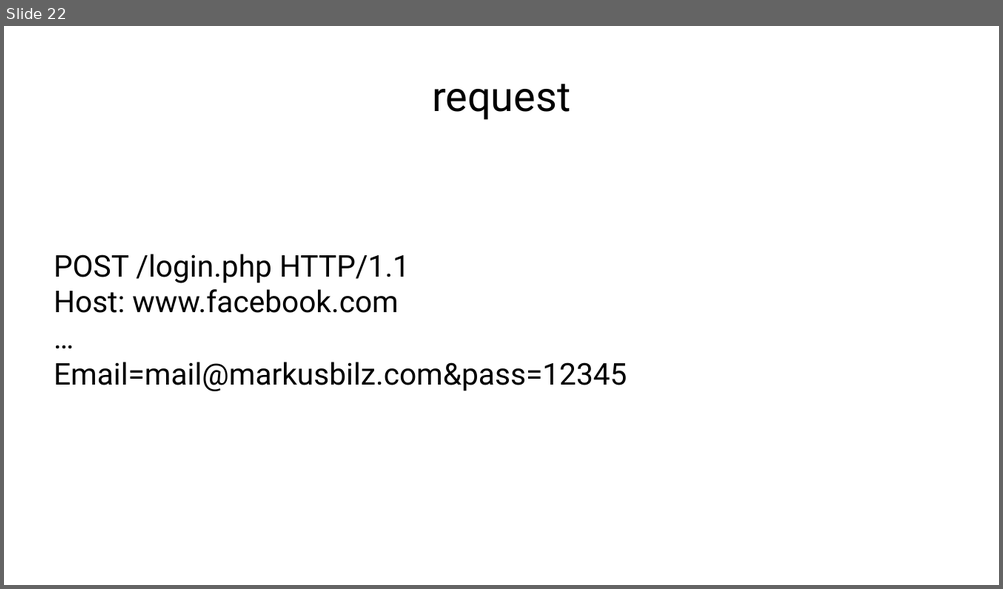
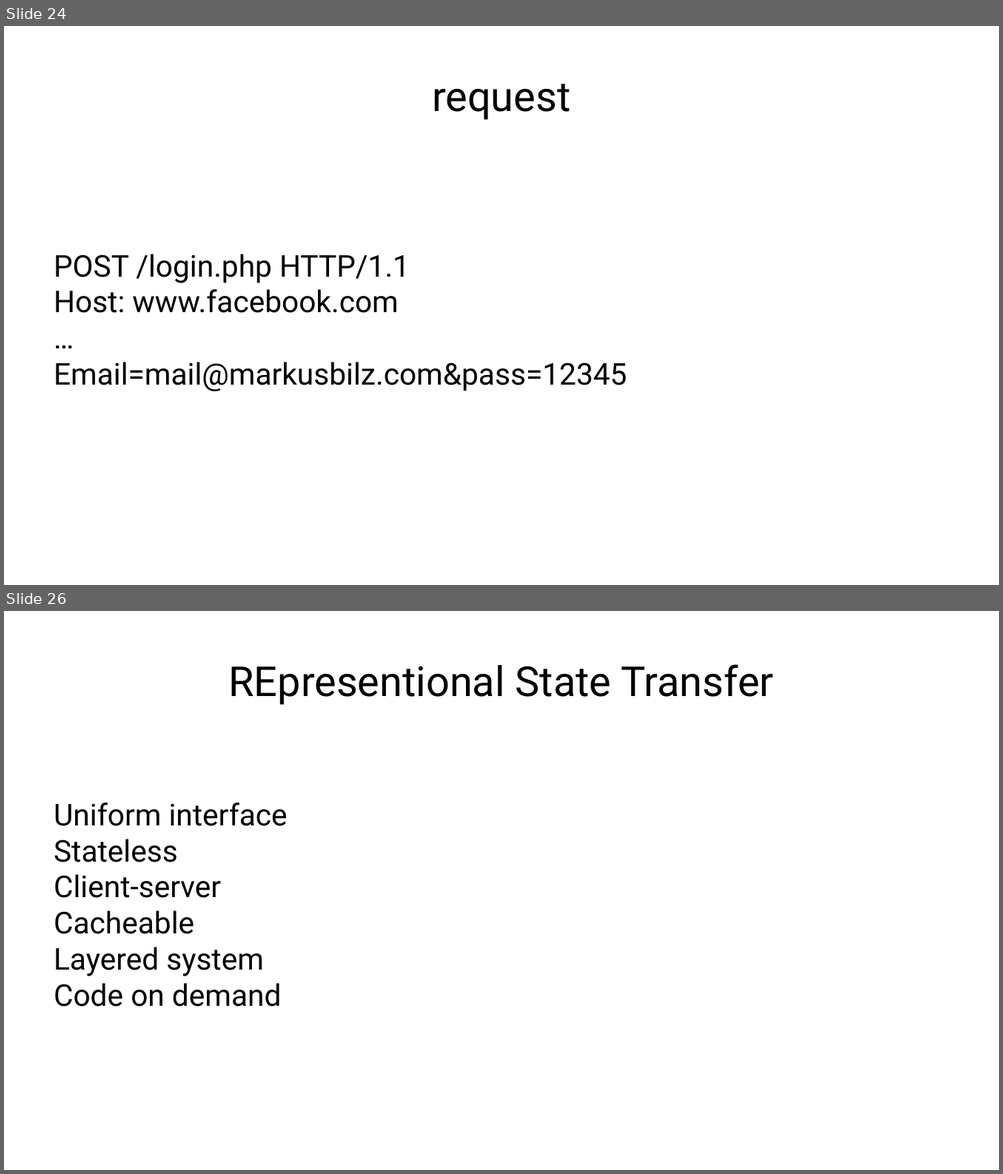
Before and after one commit to KarelZe/SSOS, a slide deck: docs/EnglishSSOS.odp. Shown one above the other, each under a label of ours: slide 22 before the commit, slides 24 and 26 after it; the slides between them are not shown. The pictures are 1003x589 and 1003x1174 pixels, drawn with LibreOffice and Linux fonts; fonts in the diff are those of the drawing. Boxes give left, top, right and bottom in pixels: in the first picture for what was removed or moved away, otherwise in the second. Text is boxed around its words. In the diff, an @@ line names an element or a change of style, - is before the commit and + after.

```diff
--- a/docs/EnglishSSOS.odp
+++ b/docs/EnglishSSOS.odp
@@ slide 26 added at box(4, 611, 999, 1170), background #FFFFFF @@
@@ title added at box(228, 664, 773, 705), 33 pt, text #000000 @@
+REpresentional State Transfer
@@ subtitle added at box(54, 803, 287, 1007), 24 pt, text #000000 @@
+Uniform interface
+Stateless
+Client-server
+Cacheable
+Layered system
+Code on demand
@@ what was slide 22 is now slide 24 @@
```
Also in this commit, not shown: 1 slide changed, 15 other slides added, 6 slides removed, 1 other file.
